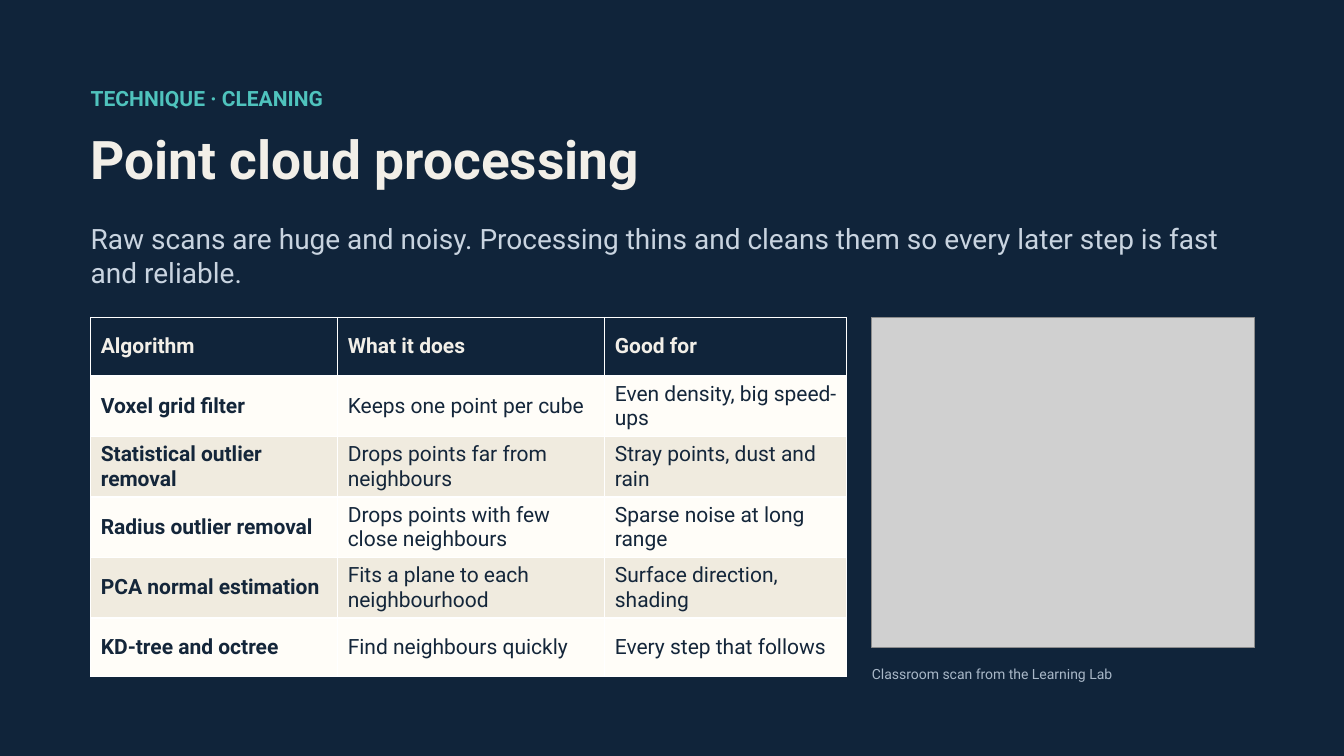
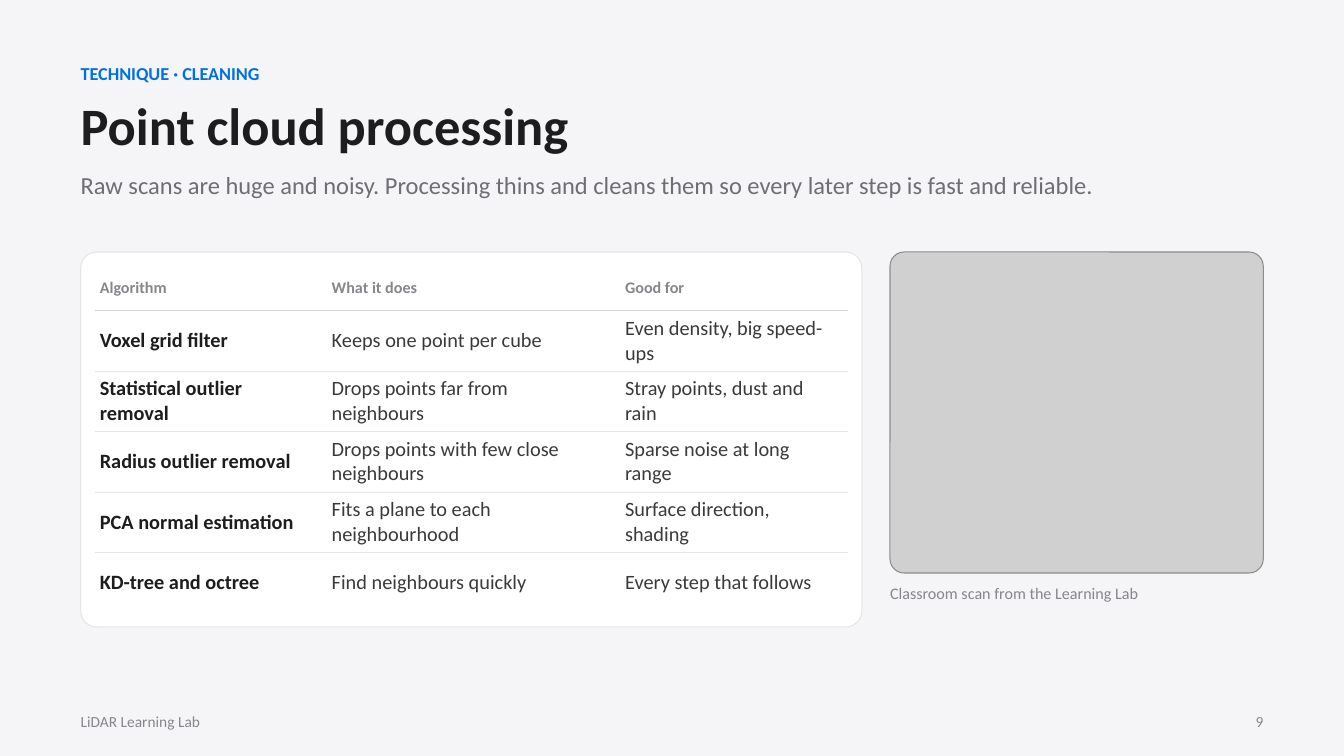
Before and after one commit to maninka123/lidar-learning-lab, a slide deck: slide 9 of presentation/LiDAR_Workshop_Slides.pptx. Drawn at 1344x756 pixels with LibreOffice and Linux fonts; fonts in the diff are those of the drawing; grey boxes stand for pictures. Boxes give left, top, right and bottom in pixels: in the first picture for what was removed or moved away, otherwise in the second. Text is boxed around its words. In the diff, an @@ line names an element or a change of style, - is before the commit and + after.

```diff
--- a/presentation/LiDAR_Workshop_Slides.pptx
+++ b/presentation/LiDAR_Workshop_Slides.pptx
@@ background #10243A to #F5F5F7 @@
@@ text "TECHNIQUE · CLEANING": place and size @@
-text "TECHNIQUE · CLEANING" at box(91, 91, 323, 109)
+text "TECHNIQUE · CLEANING" at box(81, 68, 259, 83)
@@ text "TECHNIQUE · CLEANING" at box(81, 68, 259, 83): size 15 to 13 pt, font Roboto to Calibri, text colour #4FC3BD to #0071E3; less space between paragraphs @@
@@ text "Point cloud processing": place and size @@
-text "Point cloud processing" at box(91, 139, 639, 190)
+text "Point cloud processing" at box(81, 108, 569, 154)
@@ text "Point cloud processing" at box(81, 108, 569, 154): size 38 to 37.5 pt, font Roboto to Calibri, text colour #F2EFE8 to #1D1D1F; less space between paragraphs @@
@@ text "Raw scans are huge and ...": place and size @@
-text "Raw scans are huge and ..." at box(91, 227, 1218, 284)
+text "Raw scans are huge and ..." at box(81, 177, 1092, 198)
@@ text "Raw scans are huge and ..." at box(81, 177, 1092, 198): size 20 to 17.5 pt, font Roboto to Calibri, text colour #C9D4E0 to #6E6E73; line spacing 1 to 1.1; less space between paragraphs @@
@@ rounded rectangle added at box(81, 252, 862, 627), fill #FFFFFF, outline #E5E5EA 0.75 pt @@
@@ table at box(95, 266, 848, 613) @@
@@ fill #10243A to none in row 1 @@
@@ fill #FFFDF8 to none in 9 cells @@
@@ fill #F0EBDF to none in 6 cells @@
@@ size 15 to 11.5 pt, text colour #F2EFE8 to #86868B in "Algorithm", "What it does", "Good for" @@
@@ font Roboto to Calibri, size 15 to 14.5 pt @@
@@ text colour #14263A to #1D1D1F in "Voxel grid filter", "Statistical outlier removal", "Radius outlier removal", "PCA normal estimation" and 1 more places @@
@@ text colour #14263A to #3A3A3C in "Keeps one point per cube", "Even density, big speed-ups", "Drops points far from neighbours", "Stray points, dust and rain" and 6 more places @@
@@ borders changed @@
@@ table: place and size @@
-table at box(91, 318, 847, 677)
+table at box(95, 266, 848, 613)
@@ picture: place and size @@
-picture at box(872, 318, 1255, 647)
+picture at box(890, 252, 1263, 573)
@@ text "Classroom scan from the Learning ...": place and size @@
-text "Classroom scan from the Learning ..." at box(872, 668, 1112, 682)
+text "Classroom scan from the Learning ..." at box(890, 588, 1138, 602)
@@ text "Classroom scan from the Learning ..." at box(890, 588, 1138, 602): size 10 to 11.5 pt, font Roboto to Calibri, text colour #A9B8C8 to #86868B; less space between paragraphs @@
@@ text added at box(81, 716, 200, 730), 11 pt, text #86868B @@
+LiDAR Learning Lab
@@ text added at box(1256, 717, 1264, 727), 11 pt, text #86868B @@
+9
```
Also in this commit, not shown: 22 other slides changed, 2 slides added, 2 slides removed.
